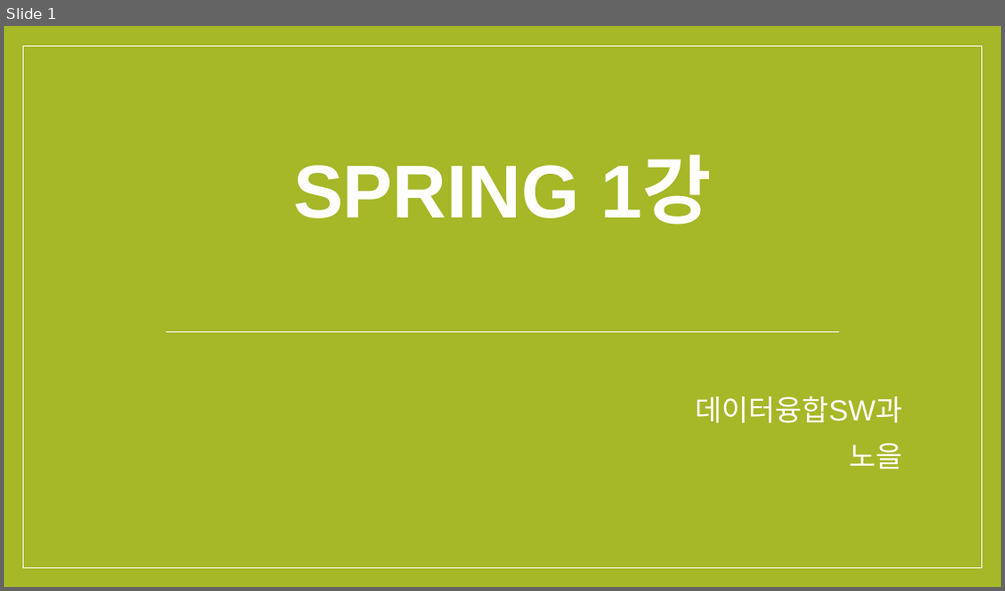
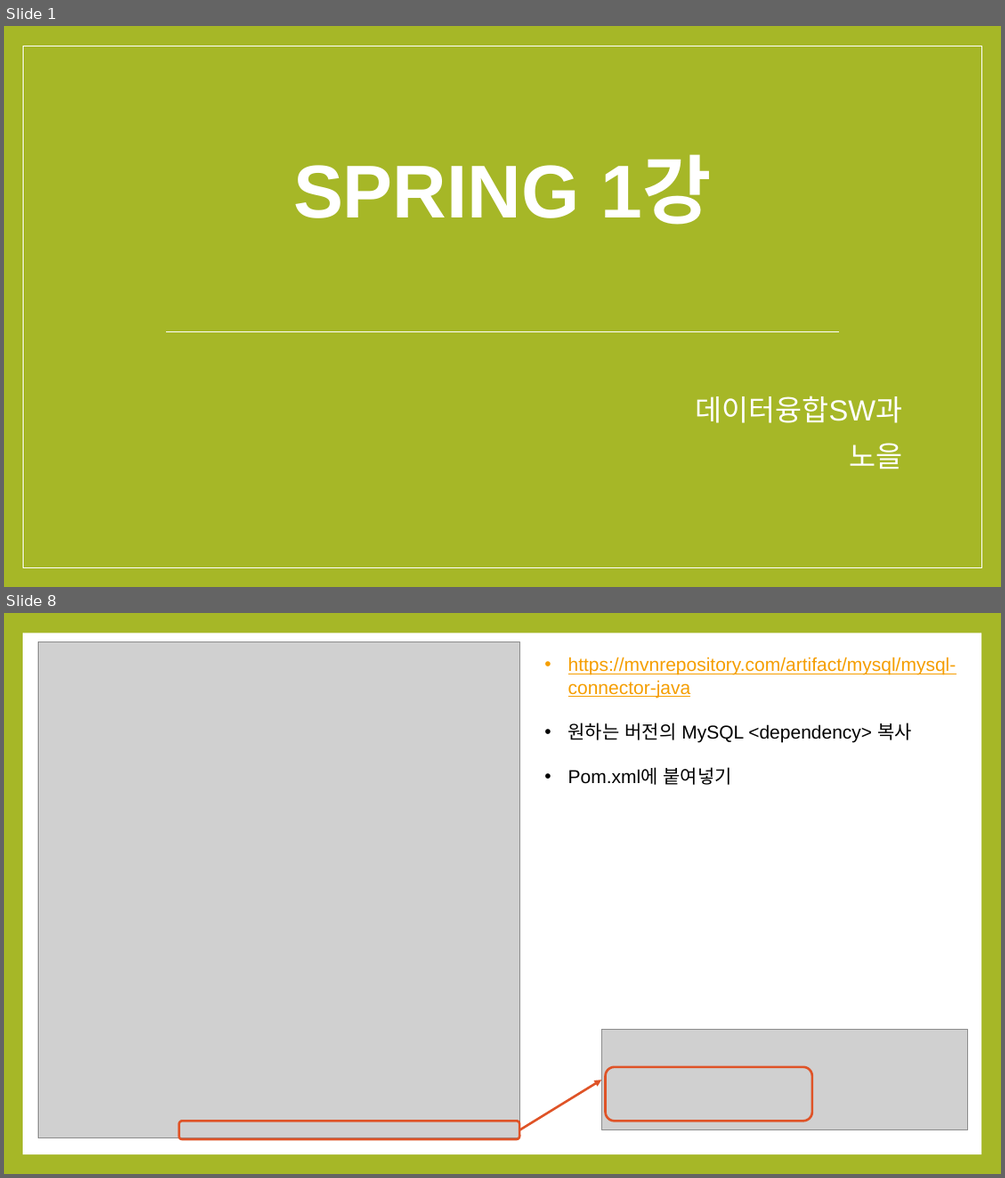
Before and after one commit to noheul1030/KOPO-Spring, a slide deck: KOPO-Spring(윤교수님)/Spring과제/Spring1강PPT.pptx. Shown one above the other, each under a label of ours: slide 1 before the commit, slides 1 and 8 after it; the slides between them are not shown. The pictures are 1005x591 and 1005x1178 pixels, drawn with LibreOffice and Linux fonts; fonts in the diff are those of the drawing; grey boxes stand for pictures. Boxes give left, top, right and bottom in pixels: in the first picture for what was removed or moved away, otherwise in the second. Text is boxed around its words. In the diff, an @@ line names an element or a change of style, - is before the commit and + after.

```diff
--- a/KOPO-Spring(윤교수님)/Spring과제/Spring1강PPT.pptx
+++ b/KOPO-Spring(윤교수님)/Spring과제/Spring1강PPT.pptx
@@ slide 8 added at (x1=4, y1=613, x2=1001, y2=1174), background #A6B727 @@
@@ rectangle added at (x1=23, y1=633, x2=981, y2=1154), fill #FFFFFF @@
@@ picture added at (x1=38, y1=642, x2=519, y2=1138) @@
@@ text added at (x1=568, y1=657, x2=956, y2=785), 18 pt, text #F59E00, underline @@
+• https://mvnrepository.com/artifact/mysql/mysql-connector-java
+• 원하는 버전의 MySQL <dependency> 복사
+• Pom.xml에 붙여넣기
@@ picture added at (x1=601, y1=1030, x2=968, y2=1130) @@
@@ arrow added from (520, 1130) to (601, 1079), #DF5327 2.25 pt @@
@@ rounded rectangle added at (x1=606, y1=1067, x2=812, y2=1121), outline #DF5327 2.25 pt @@
@@ rounded rectangle added at (x1=179, y1=1121, x2=519, y2=1140), outline #DF5327 2.25 pt @@
```
Also in this commit, not shown: 8 other slides added, 12 slides removed.
